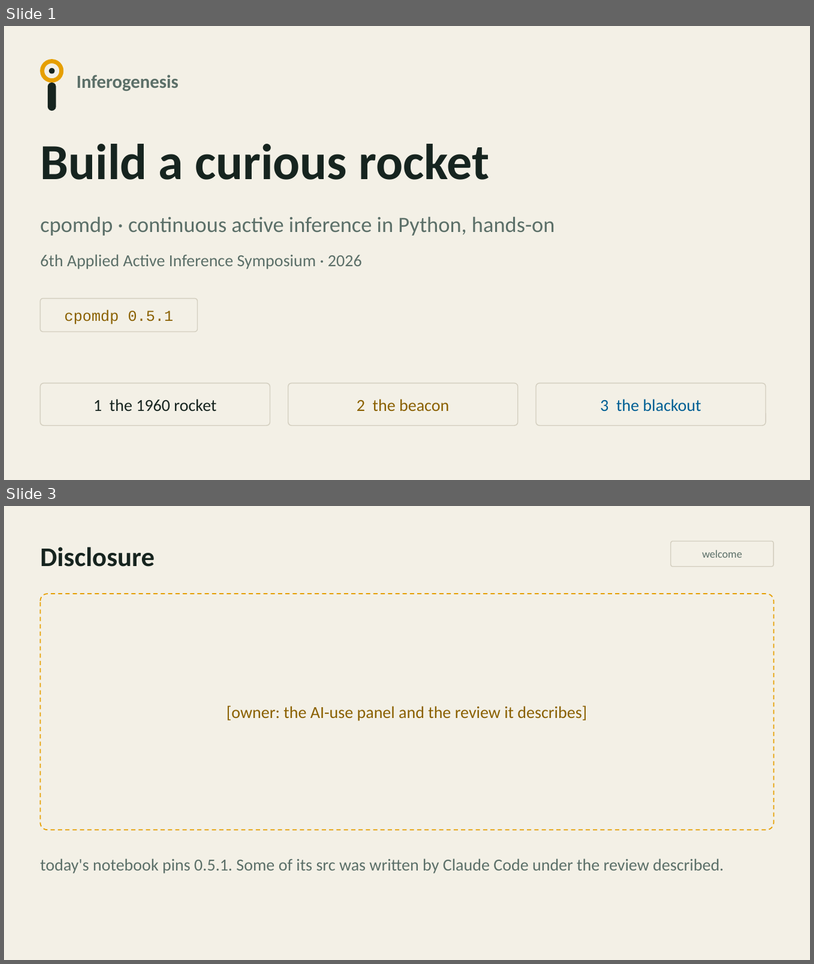
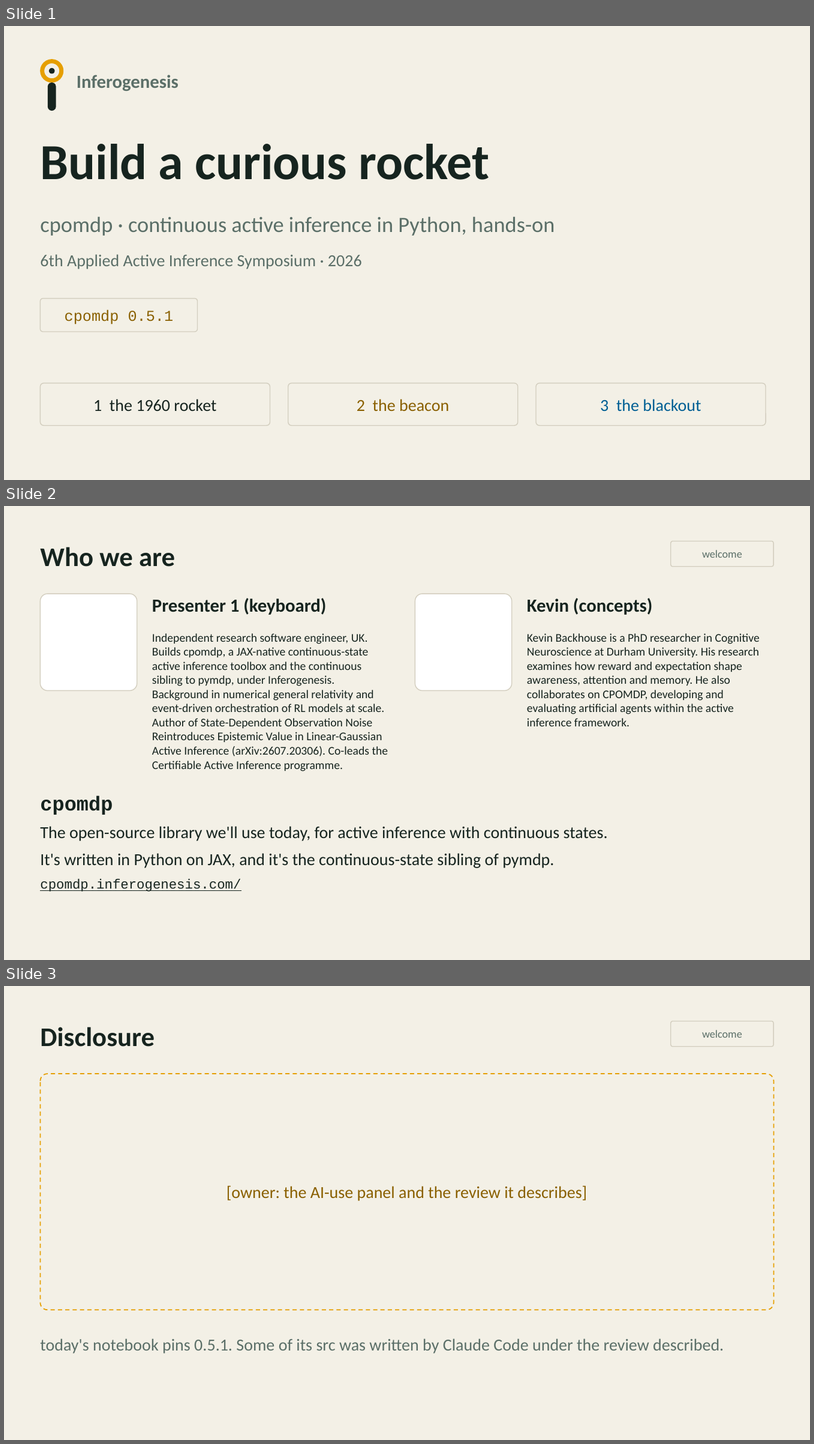
Before and after one commit to inferogenesis/cpomdp-workshop, a slide deck: deck/cpomdp_symposium_2026.pptx. Shown one above the other, each under a label of ours: slides 1 and 3 before the commit, slides 1, 2 and 3 after it; the slides between them are not shown. The pictures are 814x964 and 814x1444 pixels, drawn with LibreOffice and Linux fonts; fonts in the diff are those of the drawing. Boxes give left, top, right and bottom in pixels: in the first picture for what was removed or moved away, otherwise in the second. Text is boxed around its words. In the diff, an @@ line names an element or a change of style, - is before the commit and + after.

Commit message:
feat: add presenter cards, a labelled agenda and QR codes, and keep the photos out of git

```diff
--- a/deck/cpomdp_symposium_2026.pptx
+++ b/deck/cpomdp_symposium_2026.pptx
@@ slide 2 added at [4,506,810,960], background #F3F0E6 @@
@@ rounded rectangle added at [671,541,774,567], outline #D3CEBF 1 pt, 13 pt, text #5B6F68 @@
+welcome
@@ text added at [40,547,175,567], 32 pt, text #16241F, bold @@
+Who we are
@@ rounded rectangle added at [40,594,137,691], fill #FFFFFF, outline #D3CEBF 1 pt @@
@@ rounded rectangle added at [416,594,512,691], fill #FFFFFF, outline #D3CEBF 1 pt @@
@@ text added at [152,598,326,615], 22 pt, text #16241F, bold @@
+Presenter 1 (keyboard)
@@ text added at [527,598,653,615], 22 pt, text #16241F, bold @@
+Kevin (concepts)
@@ text added at [152,633,389,771], 14 pt, text #16241F @@
+Independent research software engineer, UK. Builds cpomdp, a JAX-native continuous-state active inference toolbox and the continuous sibling to pymdp, under Inferogenesis. Background in numerical general relativity and event-driven orchestration of RL models at scale. Author of State-Dependent Observation Noise Reintroduces Epistemic Value in Linear-Gaussian Active Inference (arXiv:2607.20306). Co-leads the Certifiable Active Inference programme.
@@ text added at [527,633,760,726], 14 pt, text #16241F @@
+Kevin Backhouse is a PhD researcher in Cognitive Neuroscience at Durham University. His research examines how reward and expectation shape awareness, attention and memory. He also collaborates on CPOMDP, developing and evaluating artificial agents within the active inference framework.
@@ text added at [40,795,608,891], 20 pt, text #16241F @@
+cpomdp
+The open-source library we'll use today, for active inference with continuous states.
+It's written in Python on JAX, and it's the continuous-state sibling of pymdp.
+cpomdp.inferogenesis.com/
```
Also in this commit, not shown: 5 slides changed, 1 other slide added, 2 slides removed, 8 other files.
